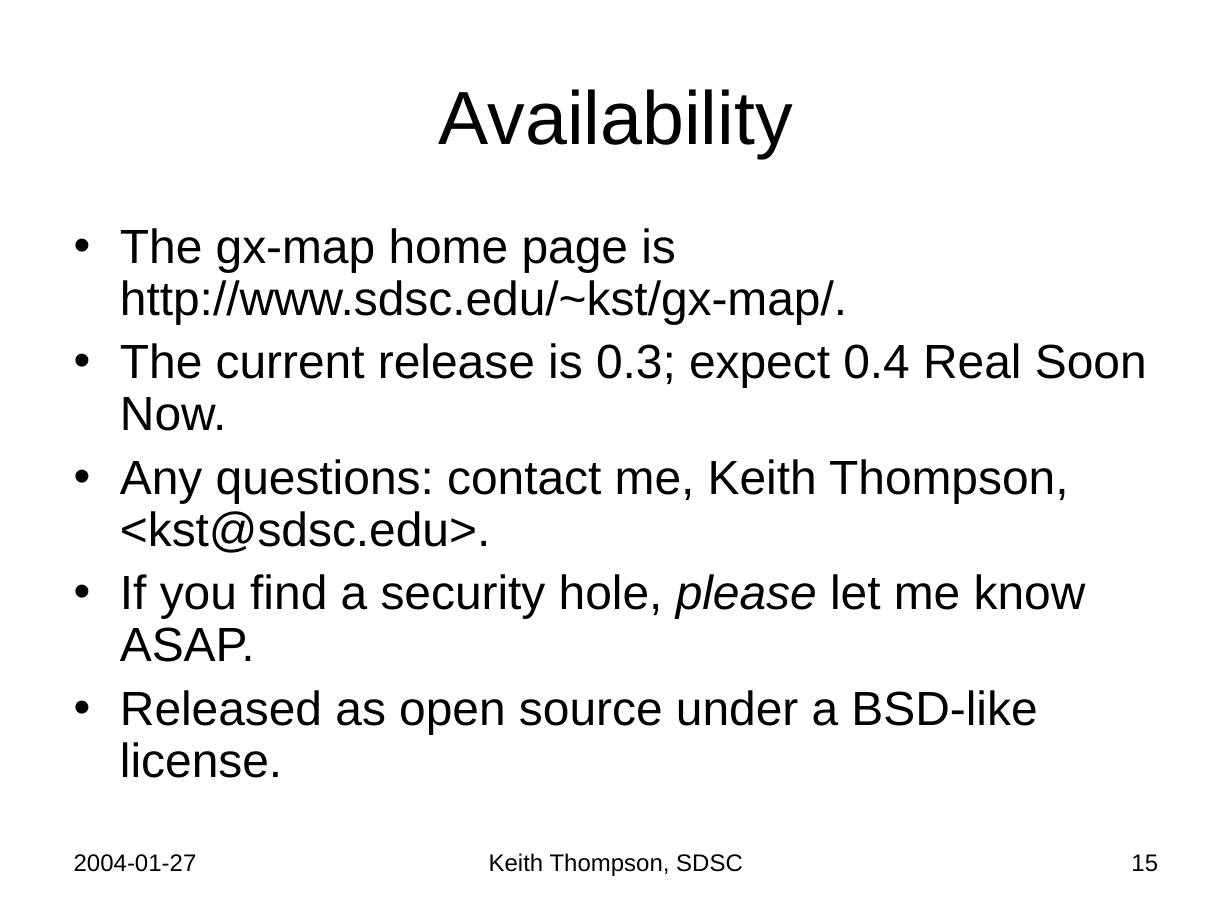
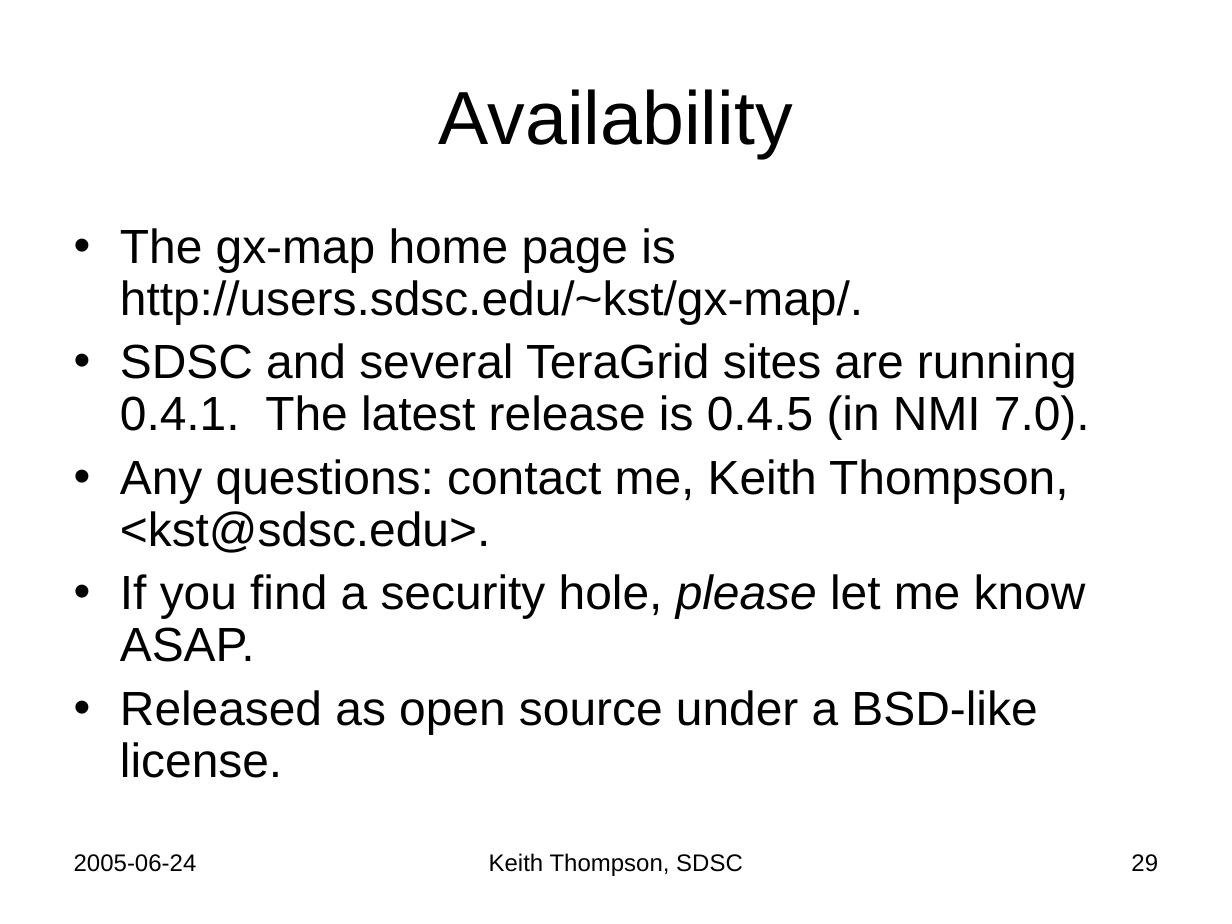
Before and after one commit to Keith-S-Thompson/gx-map, a slide deck: slide 29 of gx-map.ppt (slide 15 before the commit). Drawn at 1232x924 pixels with LibreOffice and Linux fonts; fonts in the diff are those of the drawing. Boxes give left, top, right and bottom in pixels: in the first picture for what was removed or moved away, otherwise in the second. Text is boxed around its words. In the diff, an @@ line names an element or a change of style, - is before the commit and + after.

```diff
--- a/gx-map.ppt
+++ b/gx-map.ppt
@@ text at <box>120,228,1090,439</box>: text changed @@
-• The gx-map home page is http://www.sdsc.edu/~kst/gx-map/.
-• The current release is 0.3; expect 0.4 Real Soon Now.
+• The gx-map home page is http://users.sdsc.edu/~kst/gx-map/.
+• SDSC and several TeraGrid sites are running 0.4.1. The latest release is 0.4.5 (in NMI 7.0).
@@ text at <box>74,854,197,872</box>: text changed @@
-2004-01-27
+2005-06-24
@@ page number at <box>1131,854,1158,872</box>: text changed @@
-15
+29
```
Also in this commit, not shown: 24 other slides changed, 4 slides added, 7 slides removed.
